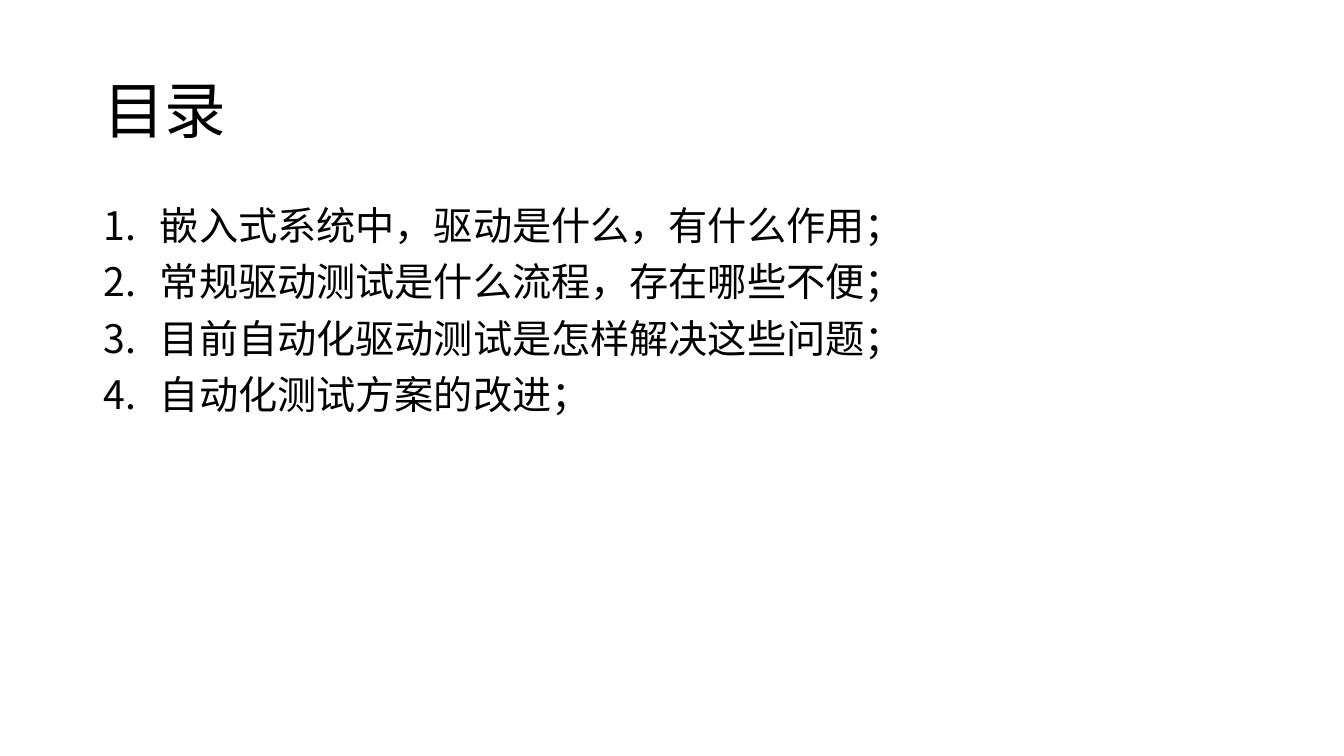
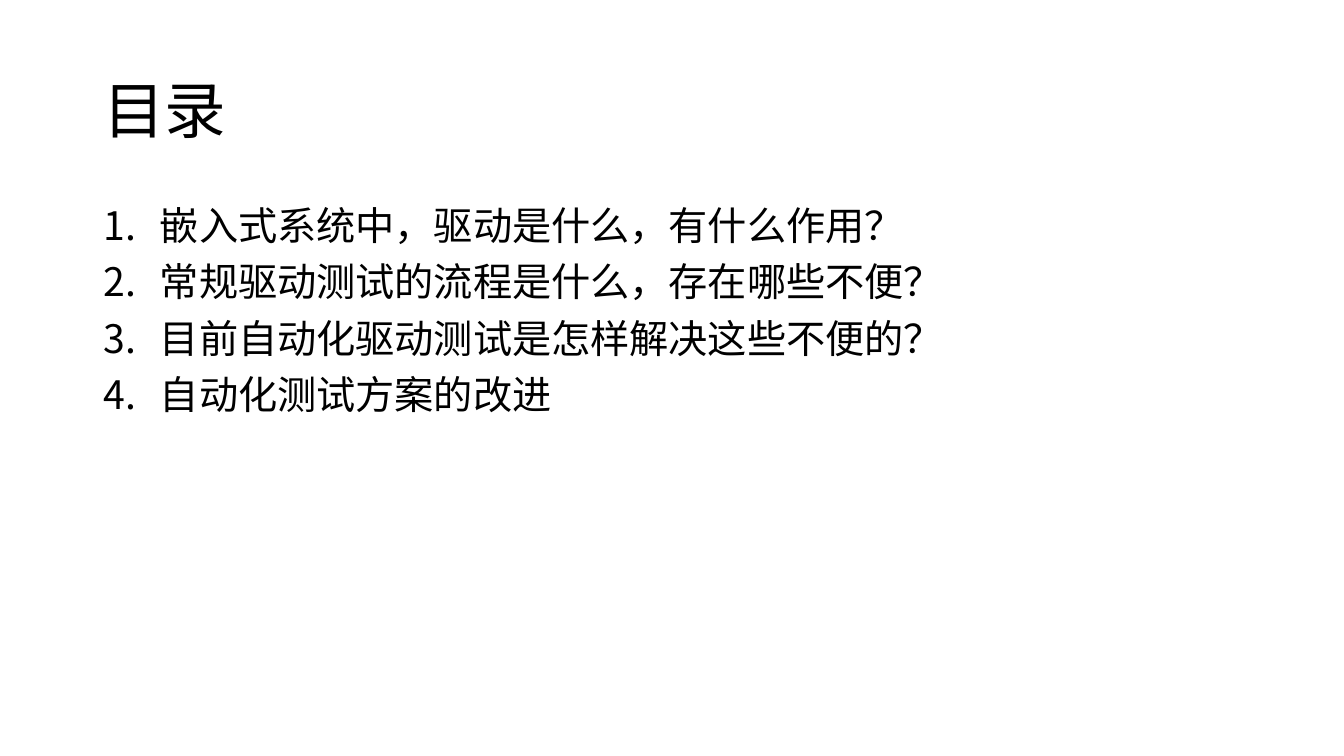
Before and after one commit to whitebkues1/ppt, a slide deck: slide 2 of xianzheng.pptx. Drawn at 1344x756 pixels with LibreOffice and Linux fonts; fonts in the diff are those of the drawing. Boxes give left, top, right and bottom in pixels: in the first picture for what was removed or moved away, otherwise in the second. Text is boxed around its words. In the diff, an @@ line names an element or a change of style, - is before the commit and + after.

```diff
--- a/xianzheng.pptx
+++ b/xianzheng.pptx
@@ text at [160, 207, 943, 413]: text changed @@
-1. 嵌入式系统中，驱动是什么，有什么作用；
-2. 常规驱动测试是什么流程，存在哪些不便；
-3. 目前自动化驱动测试是怎样解决这些问题；
-4. 自动化测试方案的改进；
+1. 嵌入式系统中，驱动是什么，有什么作用？
+2. 常规驱动测试的流程是什么，存在哪些不便？
+3. 目前自动化驱动测试是怎样解决这些不便的？
+4. 自动化测试方案的改进
```
Also in this commit, not shown: 6 other slides changed, 2 slides added, 2 slides removed, 9 other files.
